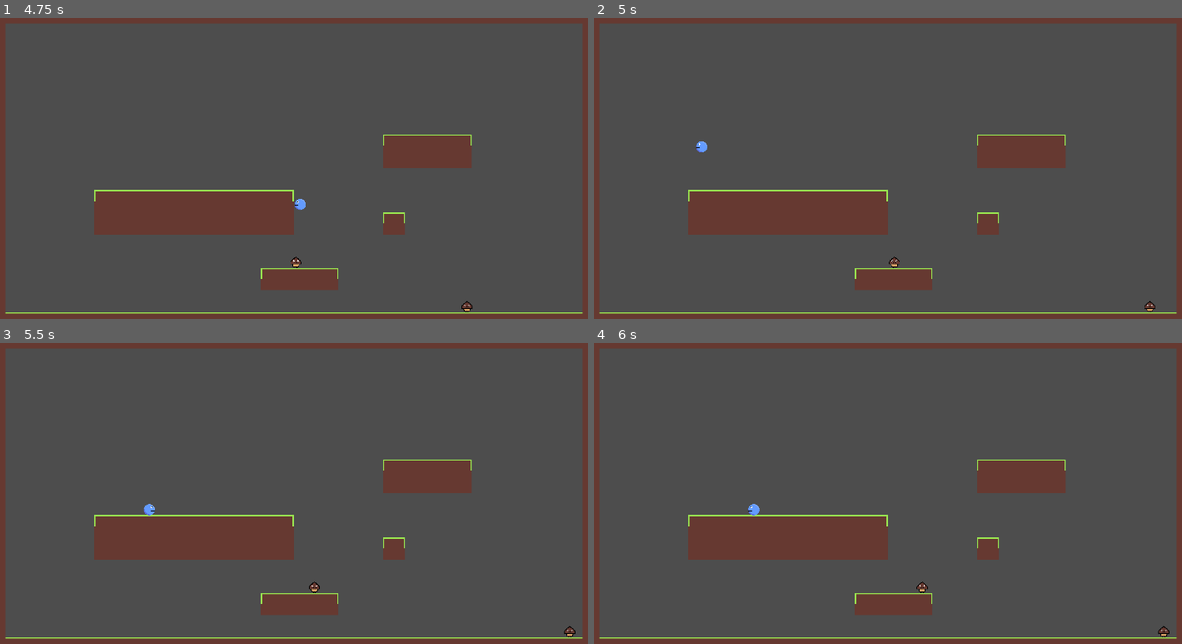
Above: before the commit, frames 1-4 (two rows, left to right).
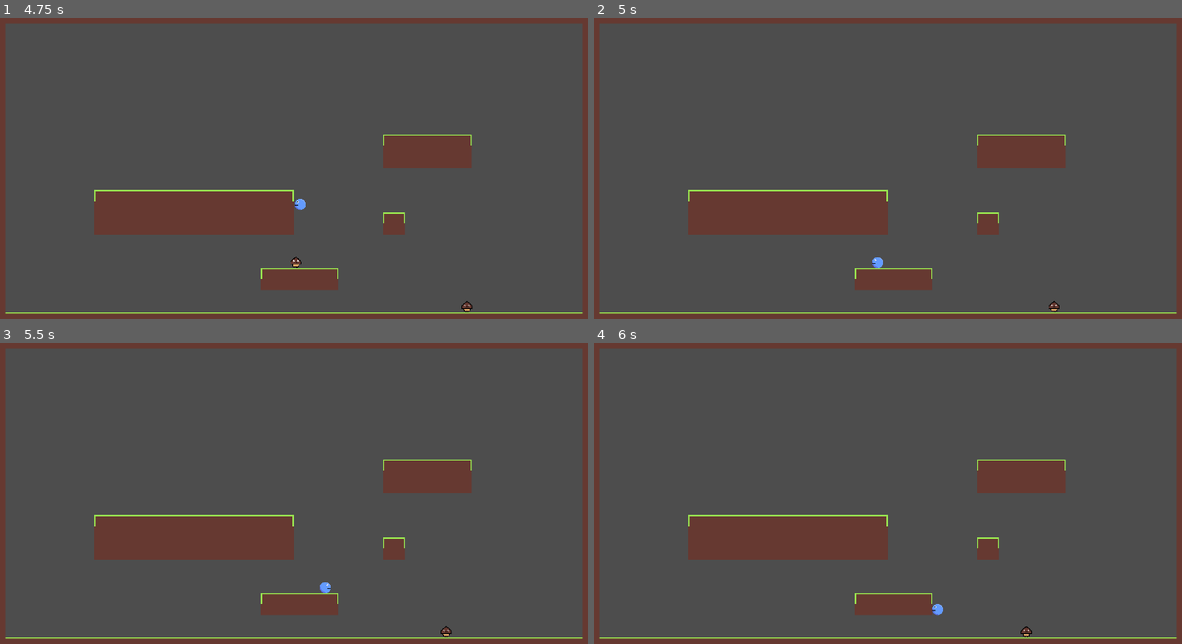
Above: after the commit, the same moments.

Repository: cosmobrain0/side-scrolling-platformer
Game: Godot game, scene res://game.tscn
The game is run twice, just before and just after one commit, with the same random seed, the same clock (stepped at 60 frames per second) and the same inputs.
Inputs:
- Up to frame 1 (4.75 s): hold D (game_right) 0.53-2.03 s; tap W (game_jump) at 0.77, 1.52, 3.02, 3.77, 4.52 s; hold A (game_left) 2.03-2.78 s; hold D (game_right) 2.78-4.28 s; hold A (game_left) from 4.28 s (still down)
- Up to frame 2 (5 s): keep holding A (game_left)
- Up to frame 3 (5.5 s): release A (game_left) at 5.03 s; hold D (game_right) from 5.03 s (still down)
- Up to frame 4 (6 s): release D (game_right) at 5.78 s; hold A (game_left) from 5.78 s (still down)

Frame 1 is identical in both runs. In frame 2, 0.3% of the frame differs, in the area x 17-96%, y 40-98%; in frame 3, 0.3%; in frame 4, 0.3%, in the area x 26-98%, y 53-98%.

Commit message:
goombas collide with the player properly

Diff:
--- a/goomba.gd
+++ b/goomba.gd
@@ -5,14 +5,17 @@
 var speed := 80.0
 var facing := Facing.LEFT
 var ground_check_offset := Vector2(16, 0)
+var destroyed := false
 
 @onready var ground_check: RayCast2D = $GroundCheck
 @onready var wall_check: RayCast2D = $WallCheck
 @onready var collision_shape: CollisionShape2D = $CollisionShape2D
+@onready var destructor_area: Area2D = $Destructor
 
 # Called when the node enters the scene tree for the first time.
 func _ready() -> void:
 	body_entered.connect(_on_body_entered)
+	destructor_area.body_entered.connect(_on_destructor_body_entered)
 	pass # Replace with function body.
 
 func direction() -> Vector2:
@@ -21,6 +24,9 @@
 
 # Called every frame. 'delta' is the elapsed time since the previous frame.
 func _process(delta: float) -> void:
+	if destroyed:
+		queue_free()
+		return
 	var velocity := Vector2.ZERO
 	var ground := ground_check.is_colliding()
 	var wall := wall_check.is_colliding()
@@ -46,3 +52,8 @@
 func _on_body_entered(body: Node2D) -> void:
 	if body.name == "Player":
 		SignalBus.goomba_collider_hit.emit(body)
+
+func _on_destructor_body_entered(body: Node2D) -> void:
+	if body.name == "Player":
+		SignalBus.goomba_bounced_on.emit(body)
+		destroyed = true
--- a/goomba.tscn
+++ b/goomba.tscn
@@ -6,7 +6,11 @@
 [sub_resource type="CircleShape2D" id="CircleShape2D_sxsai"]
 radius = 12.0
 
+[sub_resource type="RectangleShape2D" id="RectangleShape2D_7v0v5"]
+size = Vector2(20, 3)
+
 [node name="Goomba" type="Area2D"]
+collision_mask = 3
 script = ExtResource("1_xukdf")
 
 [node name="CollisionShape2D" type="CollisionShape2D" parent="."]
@@ -22,3 +26,10 @@
 
 [node name="WallCheck" type="RayCast2D" parent="."]
 target_position = Vector2(18, 0)
+
+[node name="Destructor" type="Area2D" parent="."]
+collision_mask = 3
+
+[node name="CollisionShape2D" type="CollisionShape2D" parent="Destructor"]
+position = Vector2(0, -14)
+shape = SubResource("RectangleShape2D_7v0v5")
--- a/player.tscn
+++ b/player.tscn
@@ -8,6 +8,8 @@
 radius = 15.0
 
 [node name="Player" type="CharacterBody2D"]
+collision_layer = 2
+collision_mask = 3
 script = ExtResource("1_negmd")
 
 [node name="CollisionShape2D" type="CollisionShape2D" parent="."]
--- a/signal_bus.gd
+++ b/signal_bus.gd
@@ -4,3 +4,4 @@
 
 signal player_facing_changed(facing: Facing)
 signal goomba_collider_hit(player: Node2D)
+signal goomba_bounced_on(player: Node2D)
Not shown: 1 places in goomba.tscn that only renumber resources
